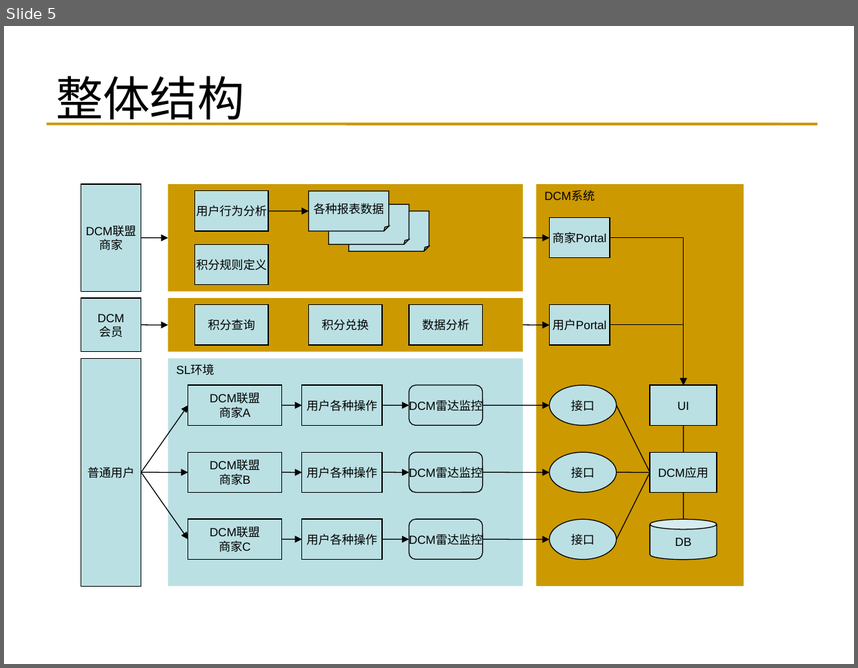
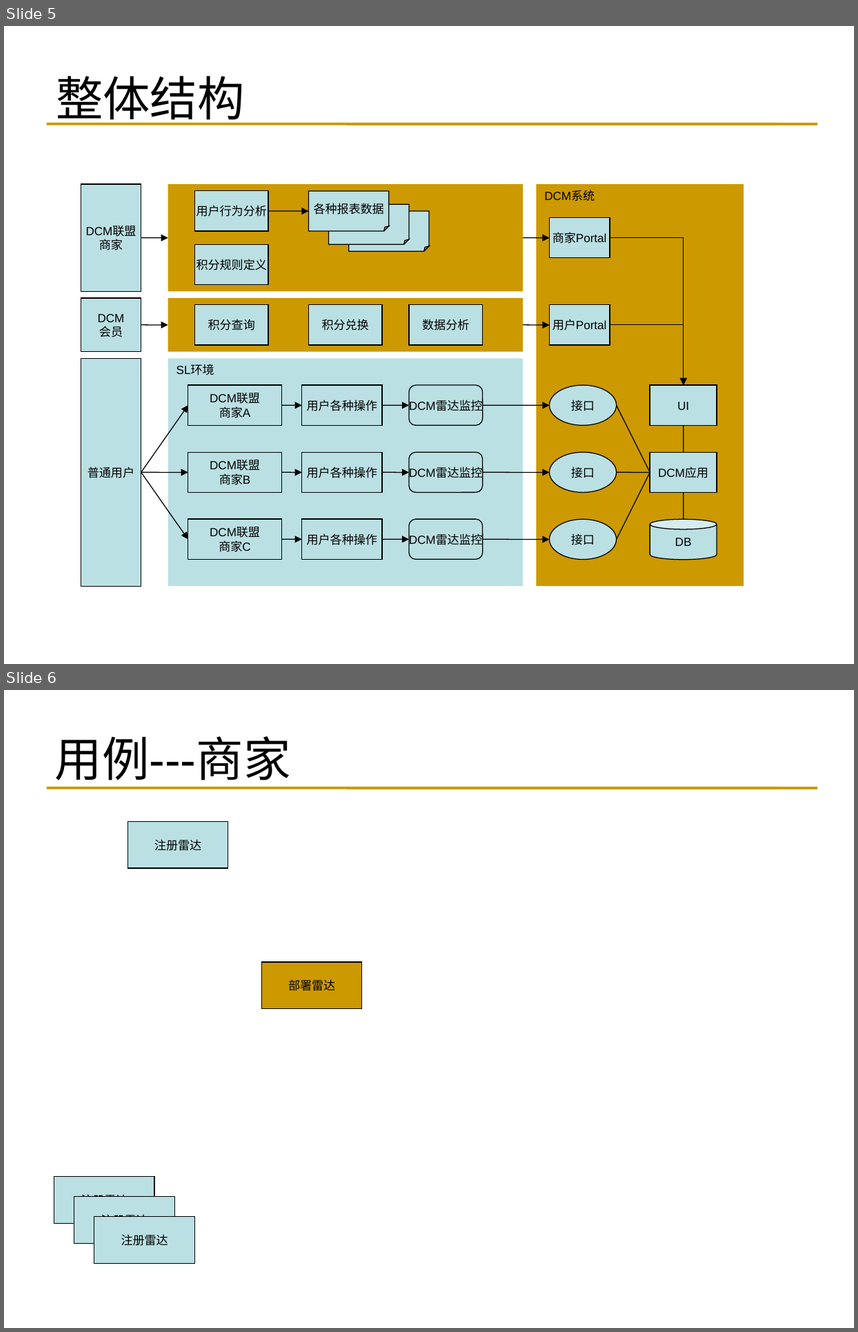
Before and after one commit to reetssydney/dcm, a slide deck: trunk/Second Life需求_张亮.ppt. Shown one above the other, each under a label of ours: slide 5 before the commit, slides 5 and 6 after it. The pictures are 858x668 and 858x1332 pixels, drawn with LibreOffice and Linux fonts; fonts in the diff are those of the drawing. Boxes give left, top, right and bottom in pixels: in the first picture for what was removed or moved away, otherwise in the second. Text is boxed around its words. In the diff, an @@ line names an element or a change of style, - is before the commit and + after.

```diff
--- a/trunk/Second Life需求_张亮.ppt
+++ b/trunk/Second Life需求_张亮.ppt
@@ slide 6 added at (4,690,854,1328), background #FFFFFF; not listed: 1 template element that a slide beside it also shows @@
@@ title added at (55,736,291,788), 40 pt, text #000000 @@
+用例---商家
@@ rectangle added at (128,822,228,869), fill #BBE0E3, outline #000000 0.74 pt, 10 pt, text #000000 @@
+注册雷达
@@ rectangle added at (261,962,362,1009), fill #CC9900, outline #000000 0.74 pt, 10 pt, text #000000 @@
+部署雷达
@@ rectangle added at (54,1176,154,1223), fill #BBE0E3, outline #000000 0.74 pt, 10 pt, text #000000 @@
+注册雷达
@@ rectangle added at (74,1196,175,1243), fill #BBE0E3, outline #000000 0.74 pt, 10 pt, text #000000 @@
+注册雷达
@@ rectangle added at (94,1216,194,1263), fill #BBE0E3, outline #000000 0.74 pt, 10 pt, text #000000 @@
+注册雷达
```
Also in this commit, not shown: 1 slide changed, 3 other slides added.
